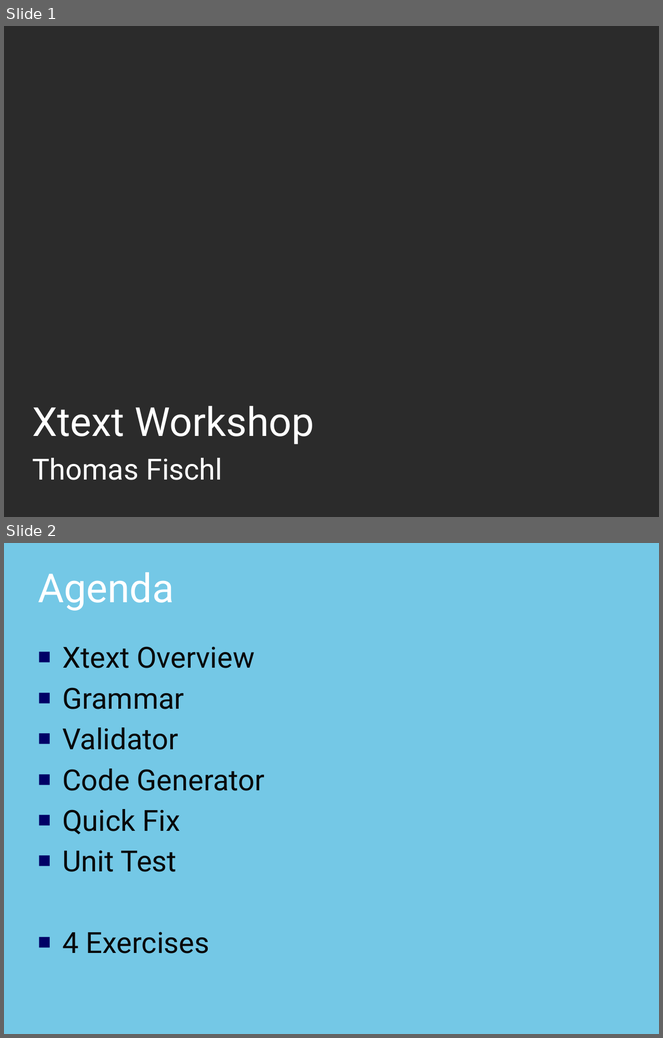
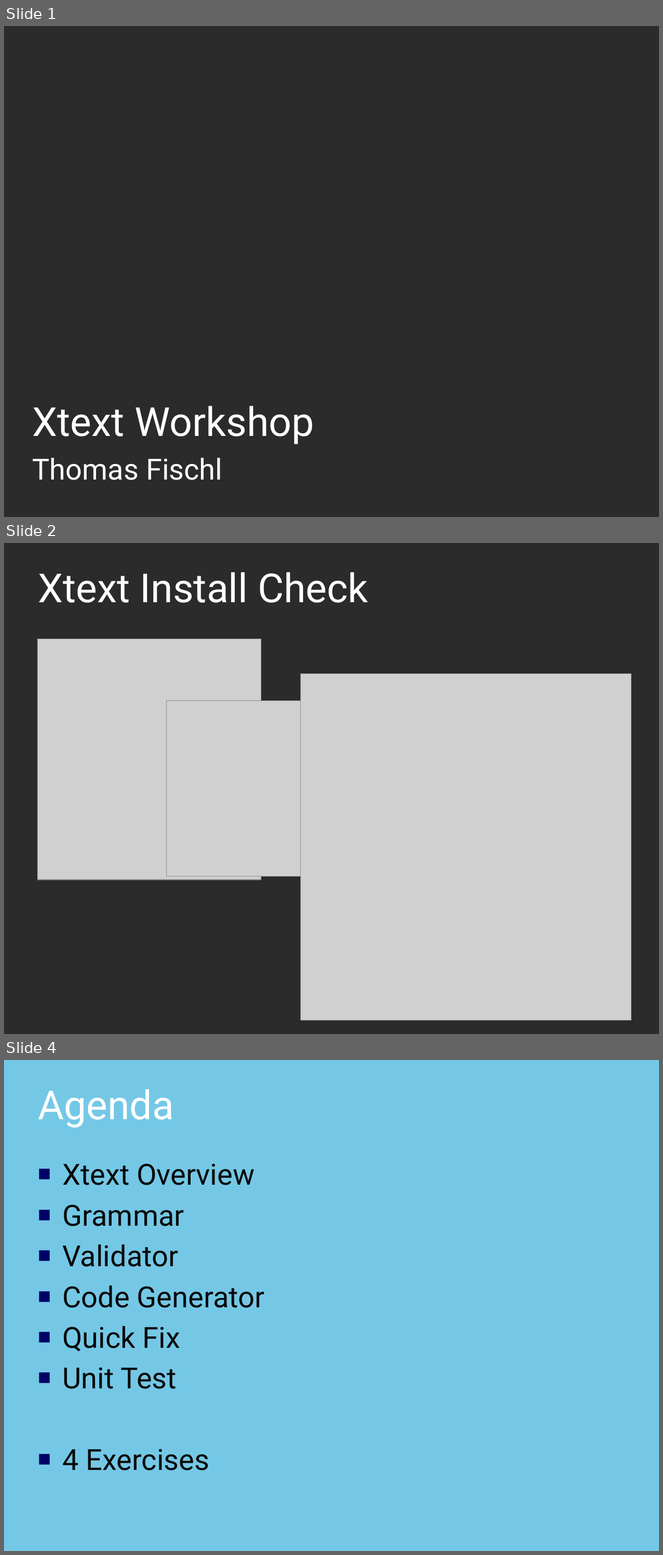
Before and after one commit to thomasfischl/xtext-workshop, a slide deck: xText Workshop.pptx. Shown one above the other, each under a label of ours: slides 1 and 2 before the commit, slides 1, 2 and 4 after it; the slides between them are not shown. The pictures are 663x1038 and 663x1555 pixels, drawn with LibreOffice and Linux fonts; fonts in the diff are those of the drawing; grey boxes stand for pictures; background and template pictures are left out; a plain dark background stands for a picture behind light text. Boxes give left, top, right and bottom in pixels: in the first picture for what was removed or moved away, otherwise in the second. Text is boxed around its words. In the diff, an @@ line names an element or a change of style, - is before the commit and + after.

```diff
--- a/xText Workshop.pptx
+++ b/xText Workshop.pptx
@@ slide 2 added at bbox=[4, 543, 659, 1034], background picture (left out) @@
@@ title added at bbox=[38, 572, 368, 603], 44 pt, text #FFFFFF @@
+Xtext Install Check
@@ picture added at bbox=[37, 639, 261, 880] @@
@@ picture added at bbox=[301, 674, 632, 1021] @@
@@ picture added at bbox=[166, 701, 455, 876] @@
@@ what was slide 2 is now slide 4 @@
```
Also in this commit, not shown: 9 slides changed, 13 other slides added.
